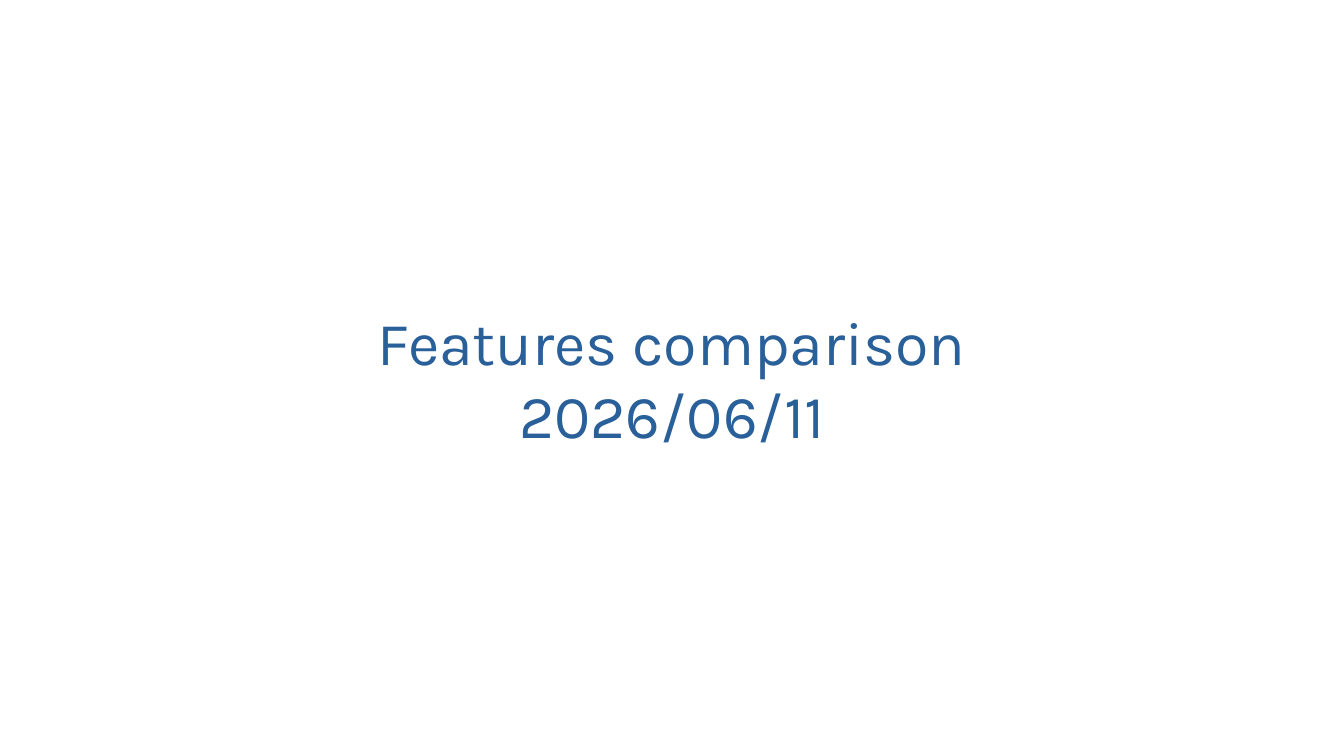
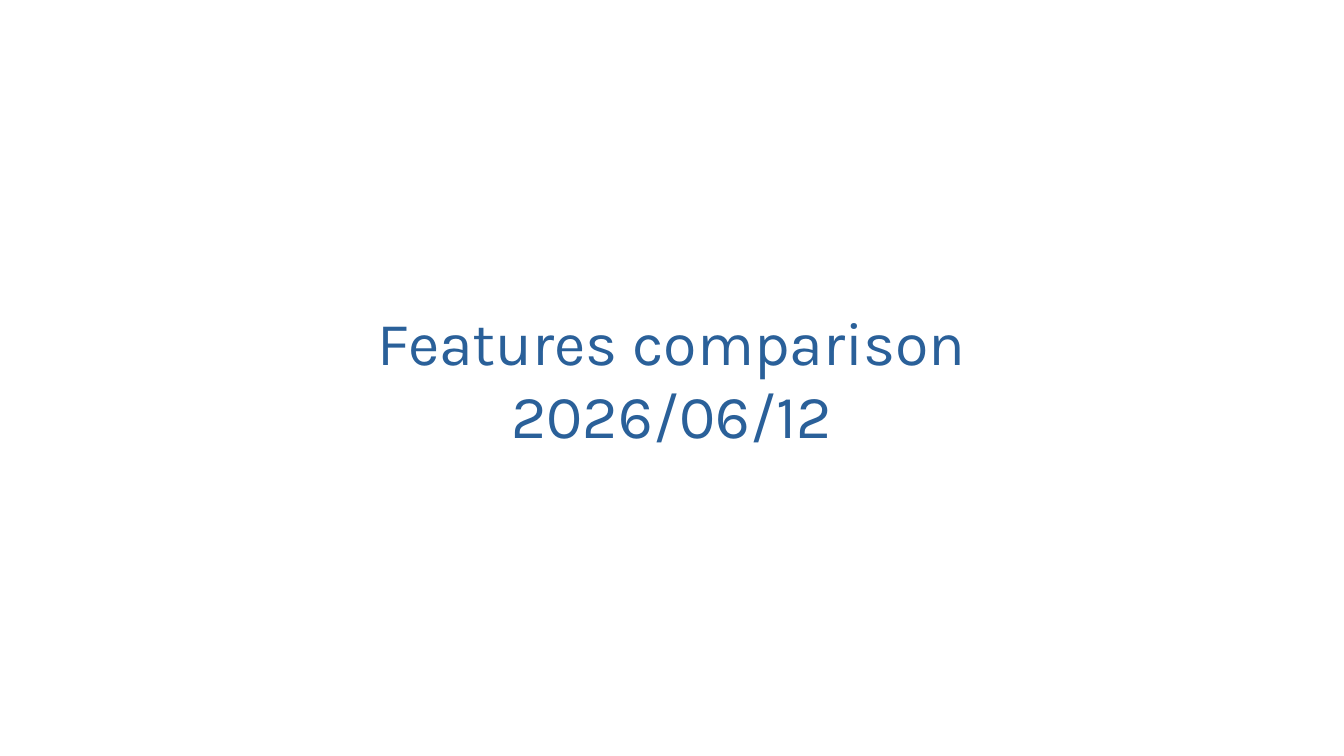
Before and after one commit to kir0ul/BayesClustering, a slide deck: slide 1 of docs/features_comparison.odp. Drawn at 1344x756 pixels with LibreOffice and Linux fonts; fonts in the diff are those of the drawing. Boxes give left, top, right and bottom in pixels: in the first picture for what was removed or moved away, otherwise in the second. Text is boxed around its words. In the diff, an @@ line names an element or a change of style, - is before the commit and + after.

```diff
--- a/docs/features_comparison.odp
+++ b/docs/features_comparison.odp
@@ title at box(378, 323, 965, 443): text changed @@
-Features comparison
-2026/06/11
+Features comparison
+2026/06/12
```
Also in this commit, not shown: 4 other slides changed, 1 other file.
